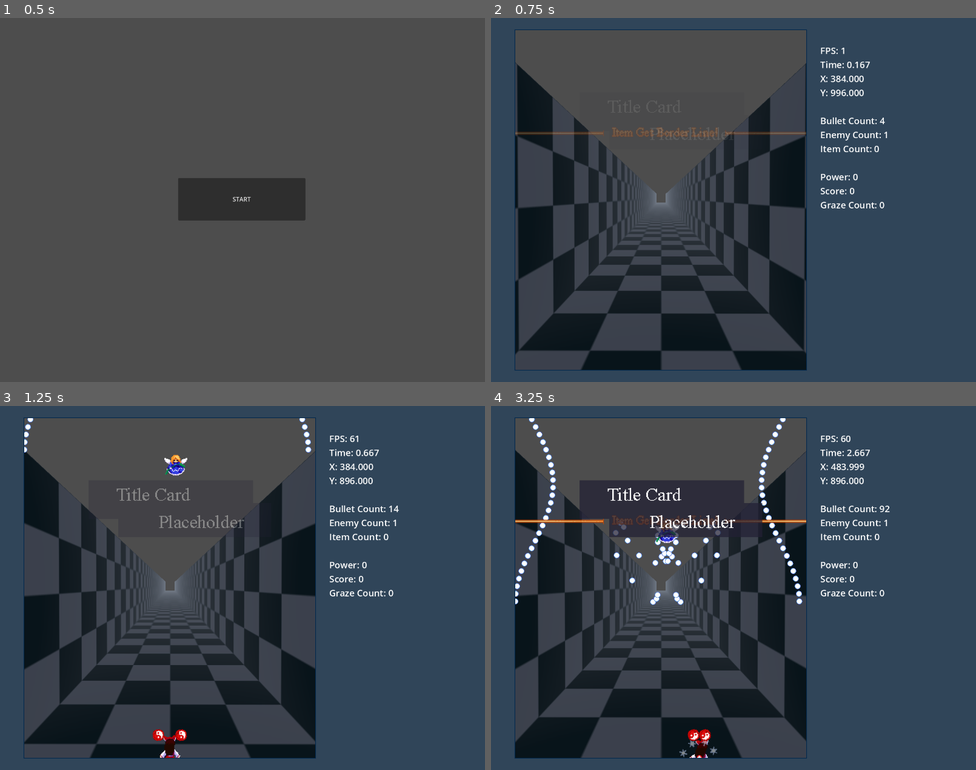
Above: before the commit, frames 1-4 (two rows, left to right).
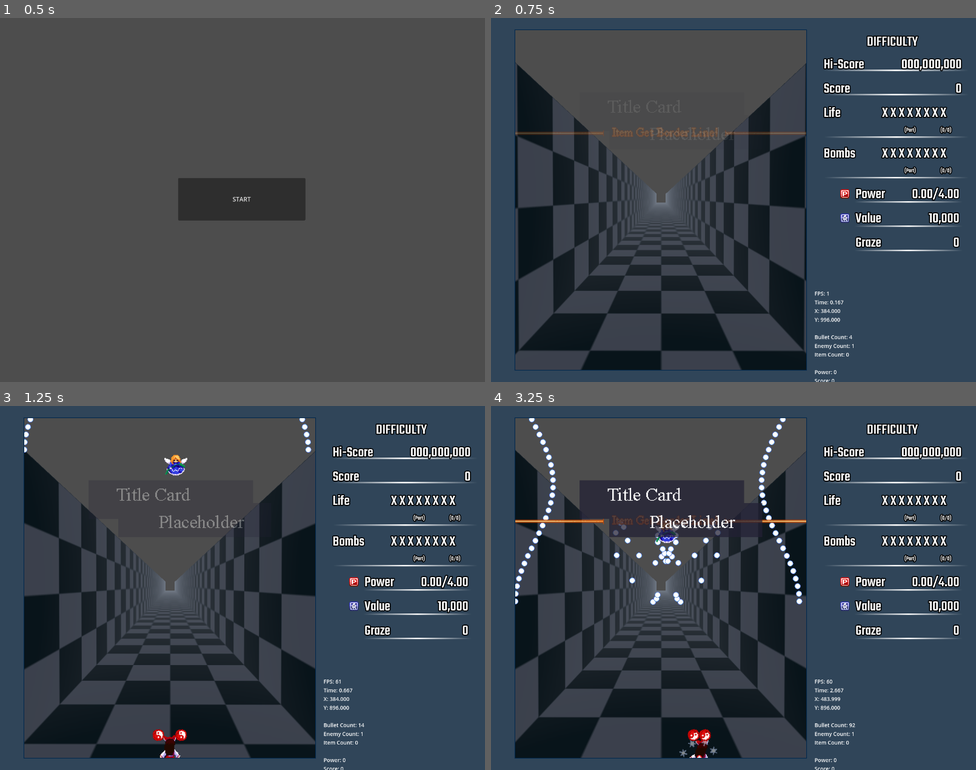
Above: after the commit, the same moments.

Repository: StahlReyn/th-bullet-test
Game: Godot game, scene res://scripts/menu/menu.tscn
The game is run twice, just before and just after one commit, with the same random seed, the same clock (stepped at 60 frames per second) and the same inputs.
Inputs:
- Up to frame 1 (0.5 s): no input
- Up to frame 2 (0.75 s): click "START" at 0.5 s
- Up to frame 3 (1.25 s): no input
- Up to frame 4 (3.25 s): hold Right (move_right) 1.28-2.03 s; hold Shift (focus) 1.28-2.03 s; hold Down (move_down) 2.03-2.78 s; tap Z (shoot) at 2.1 s; hold Right (move_right) from 2.78 s (still down); hold Shift (focus) from 2.78 s (still down)

Frame 1 is identical in both runs. In frame 2, 4.9% of the frame differs, in the area x 66-98%, y 4-100%; in frame 3, 4.9%; in frame 4, 5.0%.

Commit message:
font + basic HUD

Diff:
--- /dev/null
+++ b/assets/resources/label_settings/label_score.tres
@@ -0,0 +1,9 @@
+[gd_resource type="LabelSettings" load_steps=2 format=3 uid="uid://bkay61kan2hfv"]
+
+[ext_resource type="FontFile" uid="uid://bwtfr15faybdl" path="res://assets/fonts/Teko/static/Teko-Medium.ttf" id="1_qrmb4"]
+
+[resource]
+font = ExtResource("1_qrmb4")
+font_size = 38
+outline_size = 10
+outline_color = Color(0, 0, 0, 1)
--- /dev/null
+++ b/assets/resources/label_settings/label_score_smaller.tres
@@ -0,0 +1,8 @@
+[gd_resource type="LabelSettings" load_steps=2 format=3 uid="uid://cn3hc1ibtcc1w"]
+
+[ext_resource type="FontFile" uid="uid://bwtfr15faybdl" path="res://assets/fonts/Teko/static/Teko-Medium.ttf" id="1_bx3io"]
+
+[resource]
+font = ExtResource("1_bx3io")
+outline_size = 10
+outline_color = Color(0, 0, 0, 1)
--- /dev/null
+++ b/assets/shaders/text_gradient.gdshader
@@ -0,0 +1,18 @@
+shader_type canvas_item;
+render_mode blend_mix;
+uniform float y_top;
+uniform float y_bottom;
+uniform sampler2D gradient;
+
+void fragment() {
+	float y_rel = UV.y - y_top;
+	float height = y_bottom - y_top;
+	float dist_height = y_bottom - y_top;
+	vec2 new_uv = vec2(y_rel / height, 0.0);
+	if (UV.y > y_bottom)
+		COLOR.r = 0.0;
+	else if (UV.y < y_top)
+		COLOR.b = 0.0;
+	else
+		COLOR.rgb = COLOR.rgb * texture(gradient, new_uv).rgb;
+}
--- a/data/enemies/enemy_lesser_fairy.tscn
+++ b/data/enemies/enemy_lesser_fairy.tscn
@@ -1,6 +1,7 @@
-[gd_scene load_steps=6 format=3 uid="uid://y1ht13i0dqug"]
+[gd_scene load_steps=7 format=3 uid="uid://y1ht13i0dqug"]
 
 [ext_resource type="Script" path="res://scripts/gameplay/enemy.gd" id="1_5bg83"]
+[ext_resource type="PackedScene" uid="uid://clkj0kllal1wy" path="res://data/after_effects/enemy_death_basic.tscn" id="2_85fke"]
 [ext_resource type="Texture2D" uid="uid://dd8tet8s1inyg" path="res://assets/img/enemies/lesser_fairy.png" id="2_t2qqo"]
 [ext_resource type="SpriteFrames" uid="uid://dlfvo4pp4wqwj" path="res://data/enemies/sprite_resource/enemy_lesser_fairy.tres" id="3_l331o"]
 [ext_resource type="Script" path="res://data/enemies/sprite_group_fairy.gd" id="5_v4aap"]
@@ -16,6 +17,7 @@
 drop_point = 2
 main_sprite = NodePath("SpriteFairy")
 main_collision = NodePath("CollisionShape2D")
+death_effect_scene = ExtResource("2_85fke")
 mhp = 3
 
 [node name="AnimatedSprite2D" type="AnimatedSprite2D" parent="."]
--- /dev/null
+++ b/scripts/gamehud/label_graze.gd
@@ -0,0 +1,4 @@
+extends Label
+
+func _process(delta: float) -> void:
+	text = GameVariables.get_graze_display()
--- /dev/null
+++ b/scripts/gamehud/label_point_value.gd
@@ -0,0 +1,4 @@
+extends Label
+
+func _process(delta: float) -> void:
+	text = GameVariables.get_point_value_display()
--- /dev/null
+++ b/scripts/gamehud/label_power.gd
@@ -0,0 +1,4 @@
+extends Label
+
+func _process(delta: float) -> void:
+	text = GameVariables.get_power_display()
--- /dev/null
+++ b/scripts/gamehud/label_score.gd
@@ -0,0 +1,4 @@
+extends Label
+
+func _process(delta: float) -> void:
+	text = GameVariables.get_score_display()
--- /dev/null
+++ b/scripts/gamehud/life_container.gd
@@ -0,0 +1,11 @@
+extends BoxContainer
+
+@export var text_main : String = "Life"
+
+@onready var label_main : Label = $SymbolContainer/LabelMain
+
+func _ready() -> void:
+	label_main.text = text_main
+
+func _process(delta: float) -> void:
+	pass
--- /dev/null
+++ b/scripts/gamehud/life_container.tscn
@@ -0,0 +1,45 @@
+[gd_scene load_steps=4 format=3 uid="uid://n0hdyxbn6h0s"]
+
+[ext_resource type="Script" path="res://scripts/gamehud/life_container.gd" id="1_pk3yf"]
+[ext_resource type="LabelSettings" uid="uid://bkay61kan2hfv" path="res://assets/resources/label_settings/label_score.tres" id="1_usf24"]
+[ext_resource type="LabelSettings" uid="uid://cn3hc1ibtcc1w" path="res://assets/resources/label_settings/label_score_smaller.tres" id="2_awohy"]
+
+[node name="LifeContainer" type="VBoxContainer"]
+offset_right = 476.0
+offset_bottom = 90.0
+script = ExtResource("1_pk3yf")
+
+[node name="SymbolContainer" type="HBoxContainer" parent="."]
+layout_mode = 2
+
+[node name="LabelMain" type="Label" parent="SymbolContainer"]
+custom_minimum_size = Vector2(150, 0)
+layout_mode = 2
+text = "Life
+"
+label_settings = ExtResource("1_usf24")
+
+[node name="Life" type="Label" parent="SymbolContainer"]
+layout_mode = 2
+text = "X X X X X X X X"
+label_settings = ExtResource("1_usf24")
+
+[node name="SubtextContainer" type="HBoxContainer" parent="."]
+layout_mode = 2
+
+[node name="Control" type="Control" parent="SubtextContainer"]
+custom_minimum_size = Vector2(150, 0)
+layout_mode = 2
+
+[node name="Life" type="Label" parent="SubtextContainer"]
+custom_minimum_size = Vector2(150, 0)
+layout_mode = 2
+text = "(Part)"
+label_settings = ExtResource("2_awohy")
+horizontal_alignment = 1
+
+[node name="Life2" type="Label" parent="SubtextContainer"]
+layout_mode = 2
+text = "(0/0)"
+label_settings = ExtResource("2_awohy")
+horizontal_alignment = 2
--- a/scripts/gamestate/gamehud.tscn
+++ b/scripts/gamestate/gamehud.tscn
@@ -1,11 +1,19 @@
-[gd_scene load_steps=5 format=3 uid="uid://chg817g0wf0ij"]
+[gd_scene load_steps=13 format=3 uid="uid://chg817g0wf0ij"]
 
 [ext_resource type="Script" path="res://scripts/gamestate/gamehud.gd" id="1_ovxsb"]
 [ext_resource type="Texture2D" uid="uid://c7cx5yj4h5drb" path="res://assets/img/system/hud-test.png" id="1_tnihf"]
 [ext_resource type="Script" path="res://scripts/gamestate/debug-label.gd" id="2_hgmoc"]
+[ext_resource type="LabelSettings" uid="uid://bkay61kan2hfv" path="res://assets/resources/label_settings/label_score.tres" id="4_w0ro3"]
+[ext_resource type="Texture2D" uid="uid://ba2ttc5hf8t30" path="res://assets/img/system/divider_stat.png" id="5_7bs50"]
+[ext_resource type="Script" path="res://scripts/gamehud/label_score.gd" id="6_4fk43"]
+[ext_resource type="PackedScene" uid="uid://n0hdyxbn6h0s" path="res://scripts/gamehud/life_container.tscn" id="6_gap30"]
+[ext_resource type="Texture2D" uid="uid://yipm4qncoxvx" path="res://assets/img/system/point_items.png" id="7_03ov1"]
+[ext_resource type="Script" path="res://scripts/gamehud/label_power.gd" id="9_kiwta"]
+[ext_resource type="Script" path="res://scripts/gamehud/label_point_value.gd" id="10_aeftu"]
+[ext_resource type="Script" path="res://scripts/gamehud/label_graze.gd" id="11_ghxsy"]
 
 [sub_resource type="LabelSettings" id="LabelSettings_k5vxq"]
-font_size = 24
+font_size = 14
 
 [node name="Gamehud" type="Control"]
 z_index = 1
@@ -18,16 +26,218 @@
 script = ExtResource("1_ovxsb")
 
 [node name="Hud-test" type="Sprite2D" parent="."]
+z_index = -3
 texture = ExtResource("1_tnihf")
 centered = false
 
-[node name="Label" type="Label" parent="."]
-layout_mode = 2
-offset_left = 869.0
-offset_top = 69.0
-offset_right = 965.0
-offset_bottom = 92.0
+[node name="DebugLabel" type="Label" parent="."]
+layout_mode = 2
+offset_left = 854.0
+offset_top = 717.0
+offset_right = 1222.0
+offset_bottom = 924.0
 text = "DEBUG TEXT
 "
 label_settings = SubResource("LabelSettings_k5vxq")
 script = ExtResource("2_hgmoc")
+
+[node name="Stats" type="VBoxContainer" parent="."]
+layout_mode = 0
+offset_left = 878.0
+offset_top = 36.0
+offset_right = 1242.0
+offset_bottom = 632.0
+
+[node name="Difficulty" type="Label" parent="Stats"]
+layout_mode = 2
+text = "DIFFICULTY"
+label_settings = ExtResource("4_w0ro3")
+horizontal_alignment = 1
+
+[node name="HiScoreContainer" type="HBoxContainer" parent="Stats"]
+layout_mode = 2
+
+[node name="Label" type="Label" parent="Stats/HiScoreContainer"]
+custom_minimum_size = Vector2(150, 0)
+layout_mode = 2
+text = "Hi-Score"
+label_settings = ExtResource("4_w0ro3")
+
+[node name="Value" type="Label" parent="Stats/HiScoreContainer"]
+custom_minimum_size = Vector2(210, 0)
+layout_mode = 2
+text = "000,000,000"
+label_settings = ExtResource("4_w0ro3")
+horizontal_alignment = 2
+
+[node name="Divider" type="Control" parent="Stats"]
+z_index = -1
+layout_mode = 2
+
+[node name="Sprite2D" type="Sprite2D" parent="Stats/Divider"]
+position = Vector2(0, -20)
+scale = Vector2(2, 2)
+texture = ExtResource("5_7bs50")
+centered = false
+
+[node name="ScoreContainer" type="HBoxContainer" parent="Stats"]
+layout_mode = 2
+
+[node name="Label" type="Label" parent="Stats/ScoreContainer"]
+custom_minimum_size = Vector2(150, 0)
+layout_mode = 2
+text = "Score"
+label_settings = ExtResource("4_w0ro3")
+
+[node name="Value" type="Label" parent="Stats/ScoreContainer"]
+custom_minimum_size = Vector2(210, 0)
+layout_mode = 2
+text = "000,000,000"
+label_settings = ExtResource("4_w0ro3")
+horizontal_alignment = 2
+script = ExtResource("6_4fk43")
+
+[node name="Divider2" type="Control" parent="Stats"]
+z_index = -1
+layout_mode = 2
+
+[node name="Sprite2D" type="Sprite2D" parent="Stats/Divider2"]
+position = Vector2(0, -20)
+scale = Vector2(2, 2)
+texture = ExtResource("5_7bs50")
+centered = false
+
+[node name="LifeContainer" parent="Stats" instance=ExtResource("6_gap30")]
+layout_mode = 2
+
+[node name="DividerMid" type="Control" parent="Stats"]
+z_index = -1
+custom_minimum_size = Vector2(0, 15)
+layout_mode = 2
+
+[node name="Sprite2D" type="Sprite2D" parent="Stats/DividerMid"]
+scale = Vector2(2, 2)
+texture = ExtResource("5_7bs50")
+centered = false
+
+[node name="BombContainer" parent="Stats" instance=ExtResource("6_gap30")]
+layout_mode = 2
+text_main = "Bombs"
+
+[node name="DividerMid2" type="Control" parent="Stats"]
+z_index = -1
+custom_minimum_size = Vector2(0, 15)
+layout_mode = 2
+
+[node name="Sprite2D" type="Sprite2D" parent="Stats/DividerMid2"]
+scale = Vector2(2, 2)
+texture = ExtResource("5_7bs50")
+centered = false
+
+[node name="PowerContainer" type="HBoxContainer" parent="Stats"]
+layout_mode = 2
+
+[node name="Icon" type="Control" parent="Stats/PowerContainer"]
+custom_minimum_size = Vector2(80, 32)
+layout_mode = 2
+
+[node name="Sprite2D" type="Sprite2D" parent="Stats/PowerContainer/Icon"]
+position = Vector2(40, 10)
+scale = Vector2(2, 2)
+texture = ExtResource("7_03ov1")
+centered = false
+hframes = 8
+
+[node name="Label" type="Label" parent="Stats/PowerContainer"]
+custom_minimum_size = Vector2(120, 0)
+layout_mode = 2
+text = "Power"
+label_settings = ExtResource("4_w0ro3")
+
+[node name="Value" type="Label" parent="Stats/PowerContainer"]
+custom_minimum_size = Vector2(150, 0)
+layout_mode = 2
+text = "0.00/0.00"
+label_settings = ExtResource("4_w0ro3")
+horizontal_alignment = 2
+script = ExtResource("9_kiwta")
+
+[node name="DividerRight" type="Control" parent="Stats"]
+z_index = -1
+layout_mode = 2
+
+[node name="Sprite2D" type="Sprite2D" parent="Stats/DividerRight"]
+position = Vector2(80, -15)
+scale = Vector2(1.5, 2)
+texture = ExtResource("5_7bs50")
+centered = false
+
+[node name="ValueContainer" type="HBoxContainer" parent="Stats"]
+layout_mode = 2
+
+[node name="Icon" type="Control" parent="Stats/ValueContainer"]
+custom_minimum_size = Vector2(80, 32)
+layout_mode = 2
+
+[node name="Sprite2D" type="Sprite2D" parent="Stats/ValueContainer/Icon"]
+position = Vector2(40, 10)
+scale = Vector2(2, 2)
+texture = ExtResource("7_03ov1")
+centered = false
+hframes = 8
+frame = 1
+
+[node name="Label" type="Label" parent="Stats/ValueContainer"]
+custom_minimum_size = Vector2(120, 0)
+layout_mode = 2
+text = "Value"
+label_settings = ExtResource("4_w0ro3")
+
+[node name="Value" type="Label" parent="Stats/ValueContainer"]
+custom_minimum_size = Vector2(150, 0)
+layout_mode = 2
+text = "000,000"
+label_settings = ExtResource("4_w0ro3")
+horizontal_alignment = 2
+script = ExtResource("10_aeftu")
+
+[node name="DividerRight2" type="Control" parent="Stats"]
+z_index = -1
+layout_mode = 2
+
+[node name="Sprite2D" type="Sprite2D" parent="Stats/DividerRight2"]
+position = Vector2(80, -15)
+scale = Vector2(1.5, 2)
+texture = ExtResource("5_7bs50")
+centered = false
+
+[node name="GrazeContainer" type="HBoxContainer" parent="Stats"]
+layout_mode = 2
+
+[node name="Icon" type="Control" parent="Stats/GrazeContainer"]
+custom_minimum_size = Vector2(80, 32)
+layout_mode = 2
+
+[node name="Label" type="Label" parent="Stats/GrazeContainer"]
+custom_minimum_size = Vector2(120, 0)
+layout_mode = 2
+text = "Graze"
+label_settings = ExtResource("4_w0ro3")
+
+[node name="Value" type="Label" parent="Stats/GrazeContainer"]
+custom_minimum_size = Vector2(150, 0)
+layout_mode = 2
+text = "00,000"
+label_settings = ExtResource("4_w0ro3")
+horizontal_alignment = 2
+script = ExtResource("11_ghxsy")
+
+[node name="DividerRight3" type="Control" parent="Stats"]
+z_index = -1
+layout_mode = 2
+
+[node name="Sprite2D" type="Sprite2D" parent="Stats/DividerRight3"]
+position = Vector2(80, -15)
+scale = Vector2(1.5, 2)
+texture = ExtResource("5_7bs50")
+centered = false
--- a/scripts/globals/game_variables.gd
+++ b/scripts/globals/game_variables.gd
@@ -3,13 +3,14 @@
 var game_time : float = 0.0
 var score : int = 0
 var graze : int = 0
+var point_value : int = 10000
 
 var lives : int = 3
 var bombs : int = 3
 var power : int = 0 ##Powers are in integer for simplicity, display divides by 100
 
 static var power_min : int = 0
-static var power_max : int = 500
+static var power_max : int = 400
 
 func reset_variables() -> void:
 	game_time = 0.0
@@ -18,6 +19,7 @@
 	lives = 3
 	bombs = 3
 	power = 0
+	point_value = 10000
 
 func add_score(value: int) -> void:
 	score += value
@@ -44,3 +46,35 @@
 func lose_power(value:int = 1) -> void:
 	power += value
 	power = clamp(power, power_min, power_max)
+
+func get_score_display():
+	return thousands_sep(score)
+
+func get_power_display():
+	return two_decimal_int(power) + "/" + two_decimal_int(power_max)
+
+func get_point_value_display():
+	return thousands_sep(point_value)
+
+func get_graze_display():
+	return thousands_sep(graze)
+
+static func two_decimal_int(number : int) -> String:
+	return "%.2f" % (float(number) / 100)
+
+static func thousands_sep(number, prefix='') -> String:
+	number = int(number)
+	var neg = false
+	if number < 0:
+		number = -number
+		neg = true
+	var string = str(number)
+	var mod = string.length() % 3
+	var res = ""
+	for i in range(0, string.length()):
+		if i != 0 && i % 3 == mod:
+			res += ","
+		res += string[i]
+	if neg: res = '-'+prefix+res
+	else: res = prefix+res
+	return res
Not shown, added: assets/fonts/Teko/OFL.txt
Not shown, added: assets/fonts/Teko/README.txt
Binary file added: assets/fonts/Teko/Teko-VariableFont_wght.ttf
Not shown, added: assets/fonts/Teko/Teko-VariableFont_wght.ttf.import
Binary file added: assets/fonts/Teko/static/Teko-Bold.ttf
Not shown, added: assets/fonts/Teko/static/Teko-Bold.ttf.import
Binary file added: assets/fonts/Teko/static/Teko-Light.ttf
Not shown, added: assets/fonts/Teko/static/Teko-Light.ttf.import
Binary file added: assets/fonts/Teko/static/Teko-Medium.ttf
Not shown, added: assets/fonts/Teko/static/Teko-Medium.ttf.import
Binary file added: assets/fonts/Teko/static/Teko-Regular.ttf
Not shown, added: assets/fonts/Teko/static/Teko-Regular.ttf.import
(and 5 more such lines)
